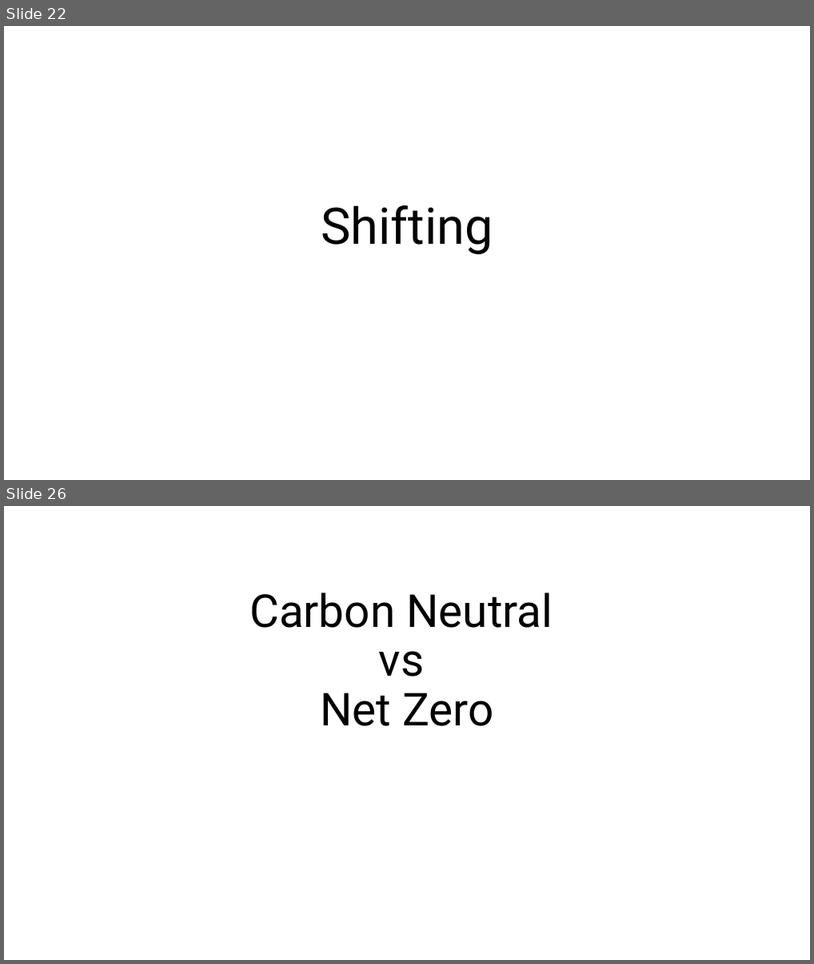
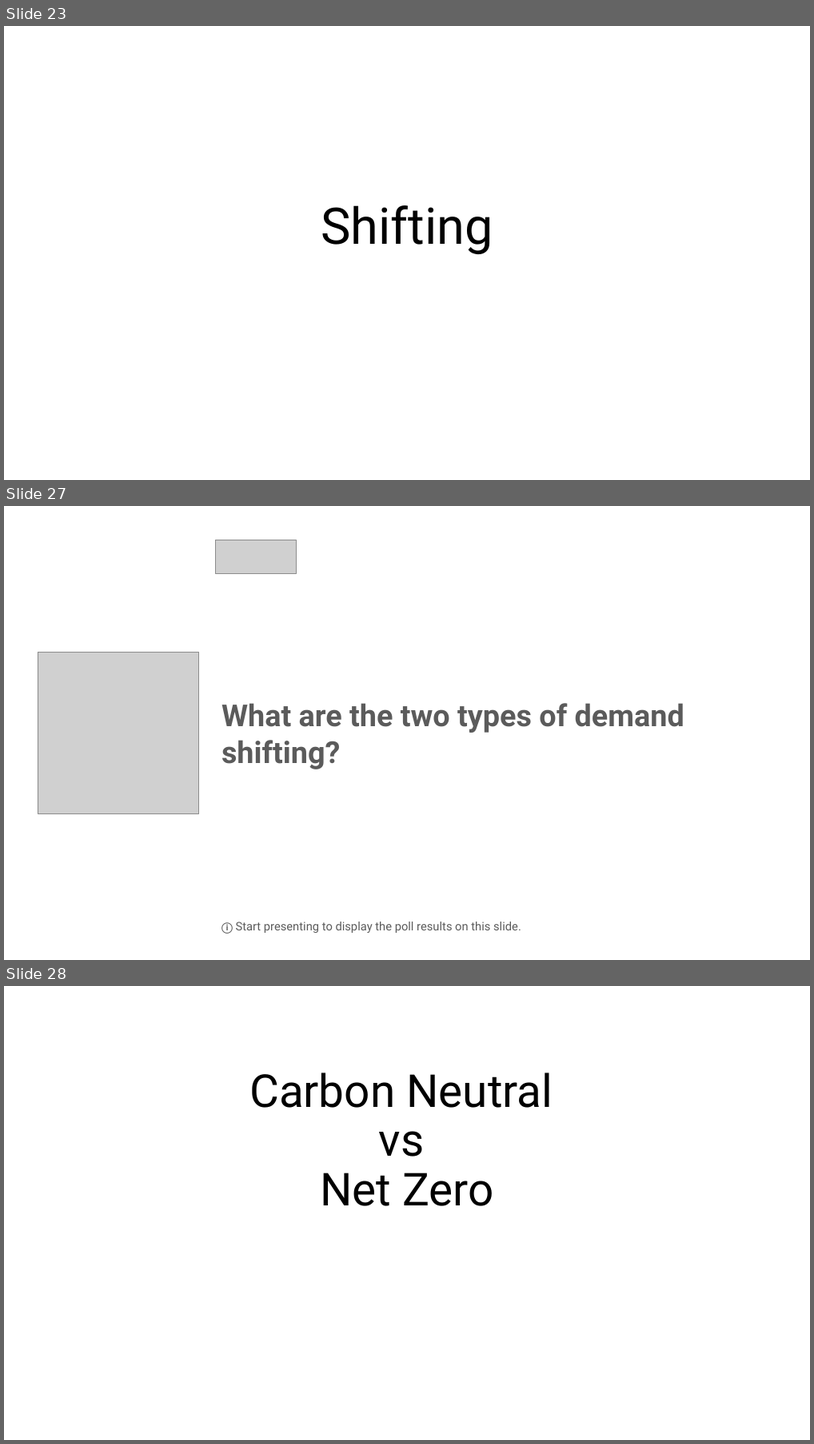
Before and after one commit to childotg/Events.2024, a slide deck: 240408 - DevOps Conference 2024 @London/Green must be convenient.pptx. Shown one above the other, each under a label of ours: slides 22 and 26 before the commit, slides 23, 27 and 28 after it; the slides between them are not shown. The pictures are 814x964 and 814x1444 pixels, drawn with LibreOffice and Linux fonts; fonts in the diff are those of the drawing; grey boxes stand for pictures. Boxes give left, top, right and bottom in pixels: in the first picture for what was removed or moved away, otherwise in the second. Text is boxed around its words. In the diff, an @@ line names an element or a change of style, - is before the commit and + after.

```diff
--- a/240408 - DevOps Conference 2024 @London/Green must be convenient.pptx
+++ b/240408 - DevOps Conference 2024 @London/Green must be convenient.pptx
@@ slide 27 added at (4, 506, 810, 960), background #FFFFFF @@
@@ picture added at (216, 540, 296, 574) @@
@@ picture added at (38, 652, 199, 814) @@
@@ rectangle added at (216, 676, 777, 790), outline #FFFFFF 1 pt, 36 pt, text #5B5B5B, bold @@
+What are the two types of demand shifting?
@@ text added at (222, 921, 522, 933), 14 pt, text #5B5B5B @@
+ⓘ Start presenting to display the poll results on this slide.
@@ what was slide 22 is now slide 23 @@
@@ what was slide 26 is now slide 28 @@
```
Also in this commit, not shown: 1 slide changed, 2 other slides added, 4 other files.
